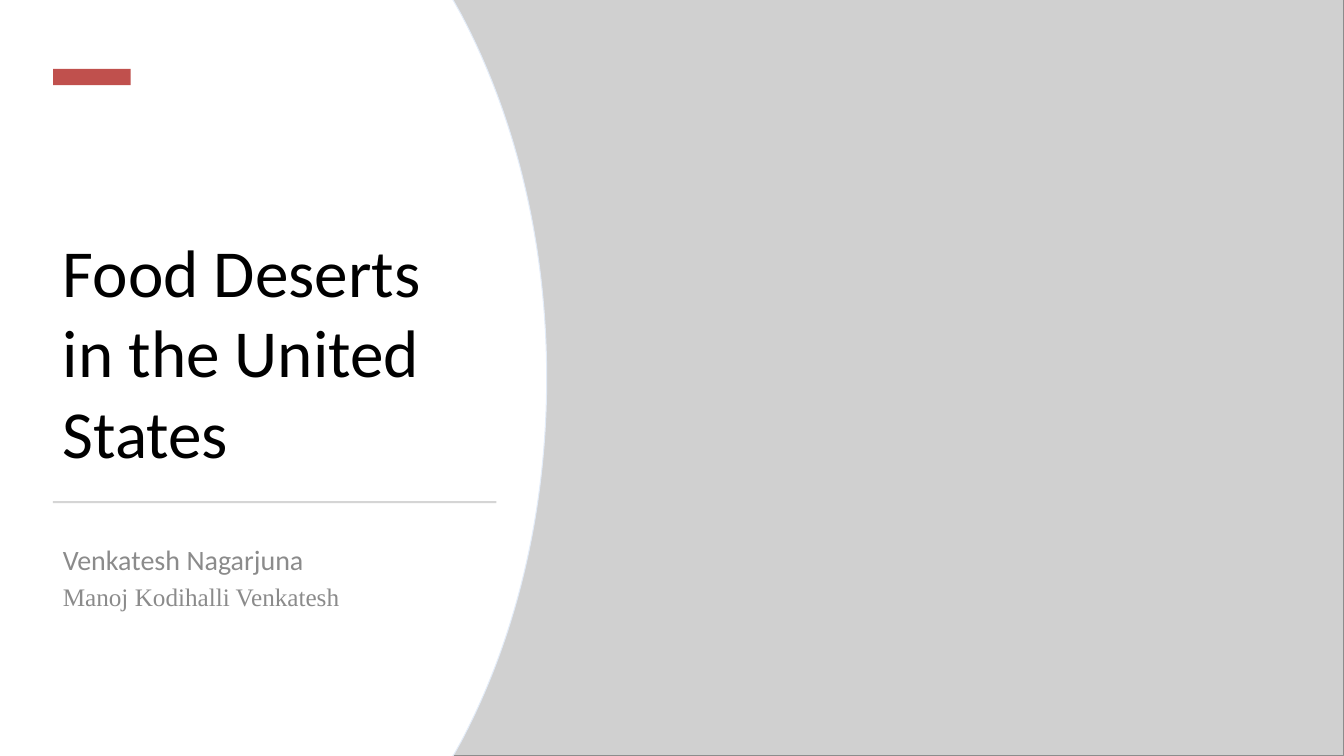
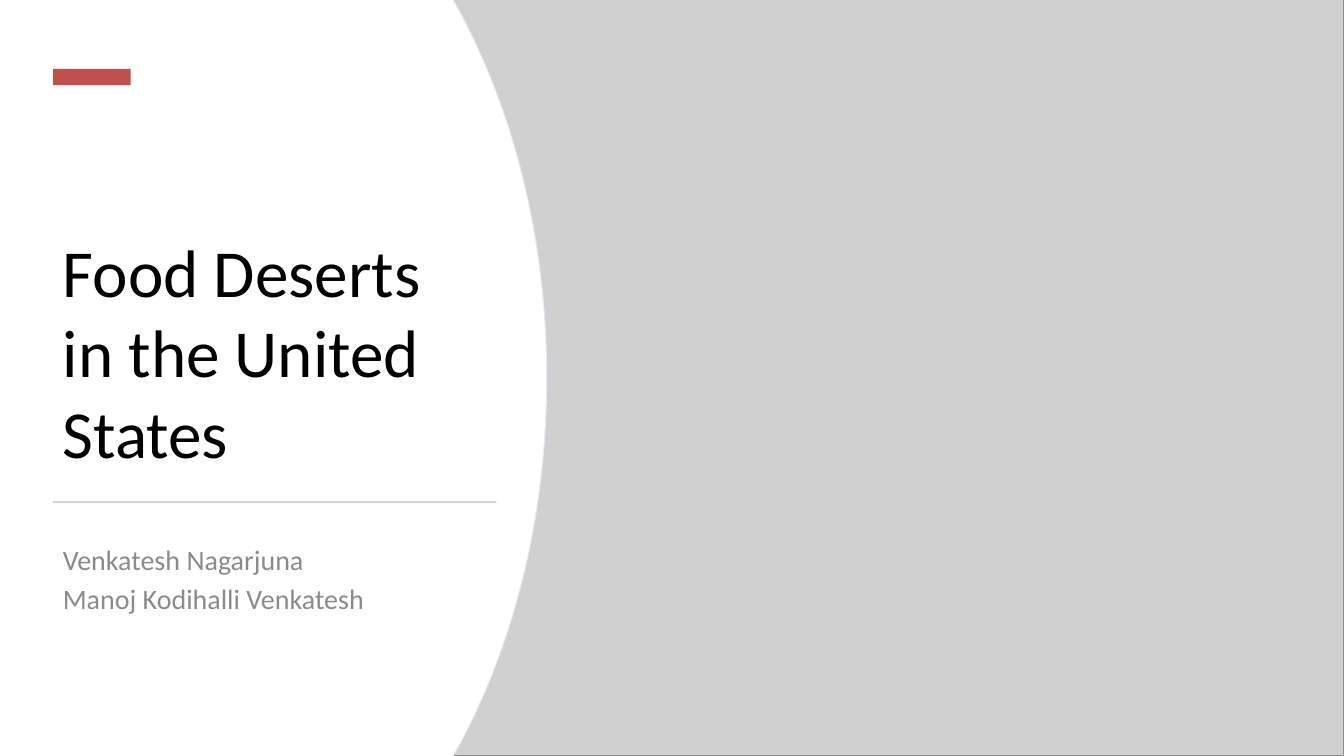
Before and after one commit to Asbetos/DATS6101_final_project, a slide deck: slide 1 of presentation/Presentation Slides- Food deserts in US.pptx. Drawn at 1344x756 pixels with LibreOffice and Linux fonts; fonts in the diff are those of the drawing; grey boxes stand for pictures. Boxes give left, top, right and bottom in pixels: in the first picture for what was removed or moved away, otherwise in the second. Text is boxed around its words. In the diff, an @@ line names an element or a change of style, - is before the commit and + after.

```diff
--- a/presentation/Presentation Slides- Food deserts in US.pptx
+++ b/presentation/Presentation Slides- Food deserts in US.pptx
@@ subtitle at (63,589,363,614): size 18 to 20 pt, font Times New Roman to Calibri in "Manoj Kodihalli Venkatesh" @@
```
Also in this commit, not shown: 5 other slides changed, 1 other file.
